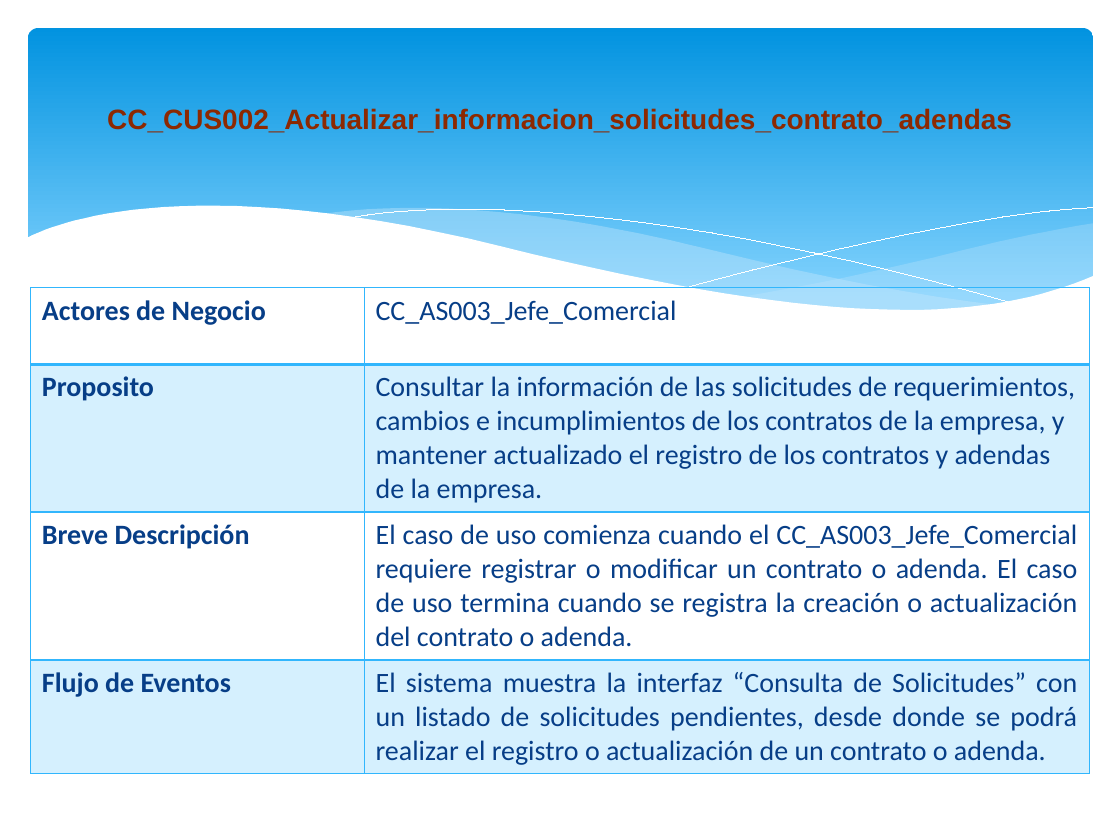
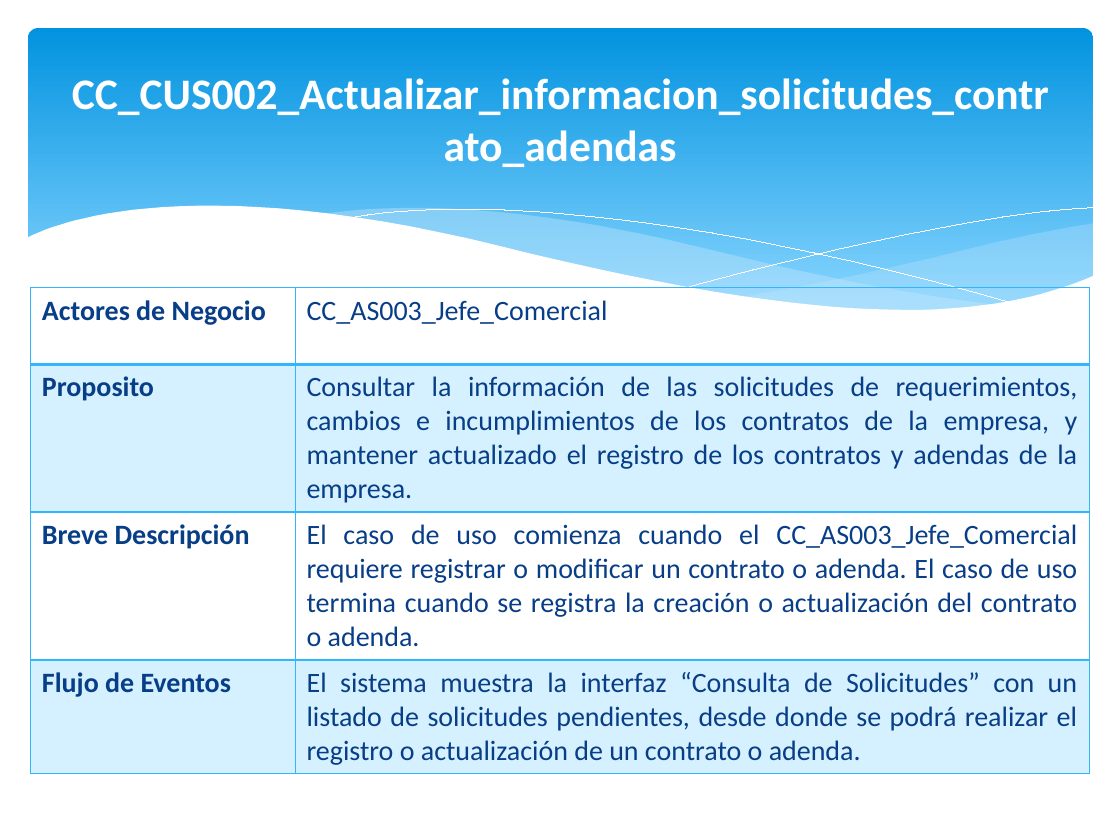
Before and after one commit to orlysemperfi/tp2-contratos-clientes, a slide deck: slide 13 of ITERACION 3/SUB ITERACION 4/PPT SUB-ITERACION 4 v1.1.pptx (slide 10 before the commit). Drawn at 1120x840 pixels with LibreOffice and Linux fonts; fonts in the diff are those of the drawing. Boxes give left, top, right and bottom in pixels: in the first picture for what was removed or moved away, otherwise in the second. Text is boxed around its words. In the diff, an @@ line names an element or a change of style, - is before the commit and + after.

```diff
--- a/ITERACION 3/SUB ITERACION 4/PPT SUB-ITERACION 4 v1.1.pptx
+++ b/ITERACION 3/SUB ITERACION 4/PPT SUB-ITERACION 4 v1.1.pptx
@@ text "CC_CUS002_Actualizar_informacion_solicitudes_contrato_adenda ..." at (72,78,1049,167): size 18 to 28 pt, font Arial to Calibri, text colour #8C2902 to #FFFFFF @@
@@ table at (30,288,1089,769) @@
@@ alignment left to justified @@
```
Also in this commit, not shown: 16 other slides changed, 4 slides added, 1 other file.
